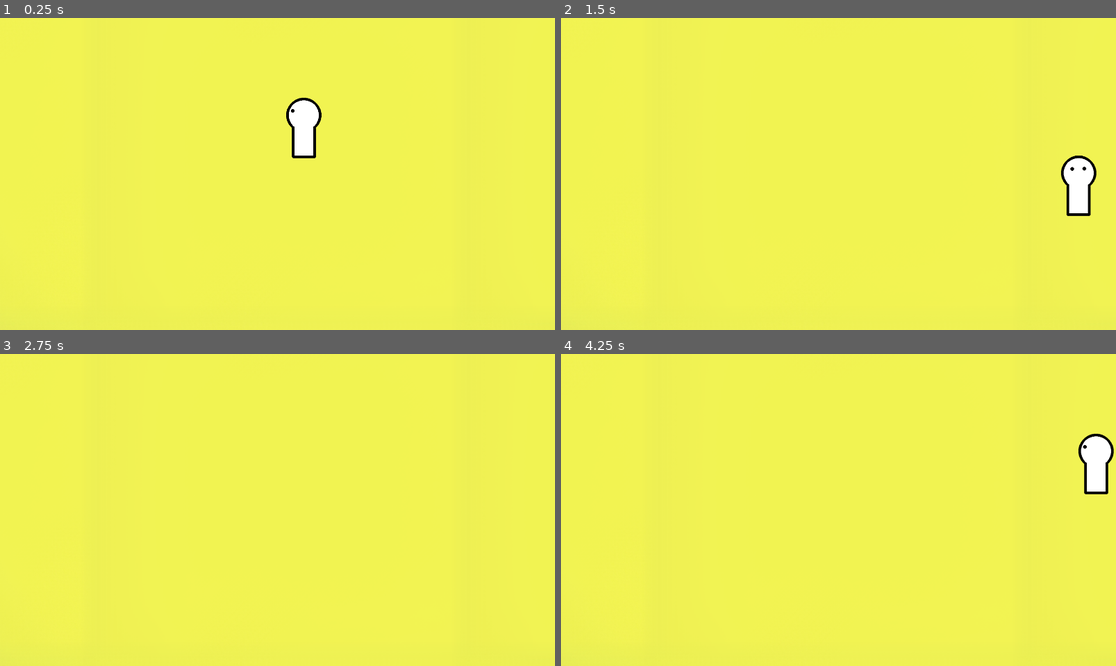
Above: before the commit, frames 1-4 (two rows, left to right).
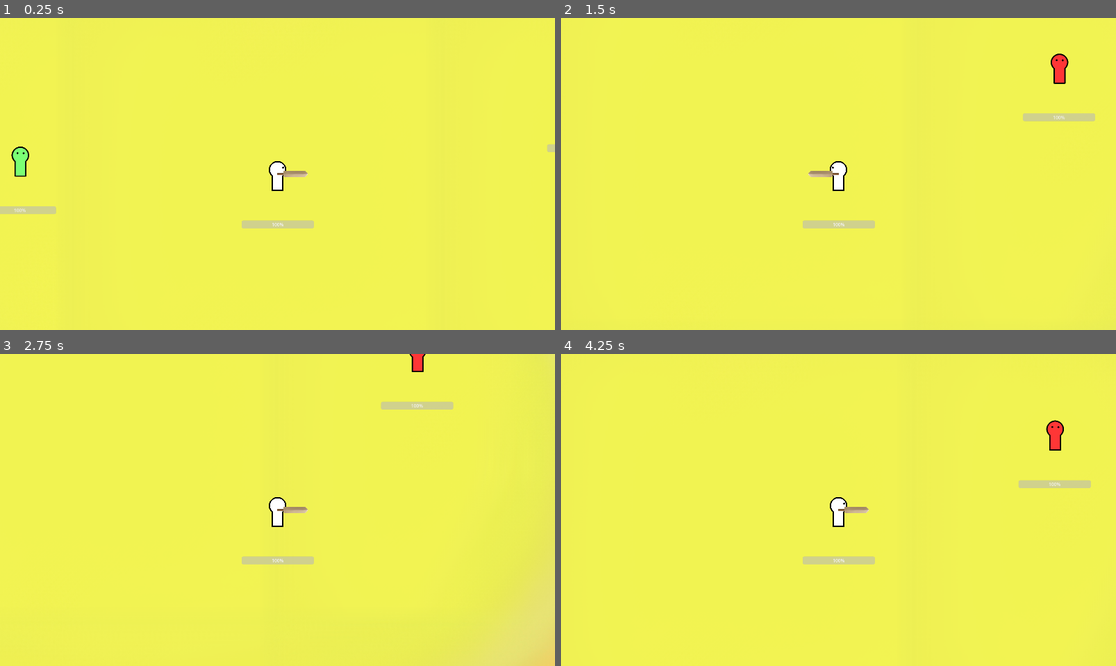
Above: after the commit, the same moments.

Repository: CAHTA123/Light-in-the-Dark
Game: Godot game, scene res://scenes/Game/game.tscn
Two runs of this game, one before a commit and one after it. Both use one fixed random seed, a clock stepped at 60 frames per second and the inputs below. The project has no main scene, so this scene is started directly.
Inputs (mouse positions are in pixels of both pictures, inside the frame that each line leads up to):
- Up to frame 1 (0.25 s): no input
- Up to frame 2 (1.5 s): tap Enter at 0.5 s; move the mouse to (960, 158) at 0.52 s; hold Right (ui_right) 0.53-1.28 s; hold Shift (dash, bound only after the commit) 0.53-1.28 s; move the mouse to (727, 189) at 1.27 s; hold Down (ui_down) from 1.28 s (still down); tap Shift (dash, bound only after the commit) at 1.35 s
- Up to frame 3 (2.75 s): move the mouse to (333, 441) at 2.02 s; release Down (ui_down) at 2.03 s; hold Right (ui_right) from 2.03 s (still down); hold Shift (dash, bound only after the commit) from 2.03 s (still down)
- Up to frame 4 (4.25 s): move the mouse to (810, 572) at 2.77 s; release Right (ui_right) at 2.78 s; release Shift (dash, bound only after the commit) at 2.78 s; hold Up (ui_up) 2.78-3.53 s; tap Shift (dash, bound only after the commit) at 2.85 s; move the mouse to (1005, 556) at 3.52 s; hold Left (ui_left) from 3.53 s (still down); hold Shift (dash, bound only after the commit) from 3.53 s (still down)

The runs differ from the first frame. In frame 1, 2.1% of the frame differs, in the area x 0-100%, y 25-68%; in frame 2, 2.2%; in frame 3, 3.0%, in the area x 43-100%, y 0-100%; in frame 4, 2.1%.
Error before the commit: Invalid access to property or key 'max_hp' on a base object of type 'CharacterBody2D (player.gd)'. (res://scenes/body/take_damage.gd:6)

Commit message:
.

Diff:
--- a/project.godot
+++ b/project.godot
@@ -17,3 +17,11 @@
 
 window/size/viewport_width=1920
 window/size/viewport_height=1080
+
+[input]
+
+dash={
+"deadzone": 0.5,
+"events": [Object(InputEventKey,"resource_local_to_scene":false,"resource_name":"","device":-1,"window_id":0,"alt_pressed":false,"shift_pressed":false,"ctrl_pressed":false,"meta_pressed":false,"pressed":false,"keycode":0,"physical_keycode":4194325,"key_label":0,"unicode":0,"echo":false,"script":null)
+]
+}
--- /dev/null
+++ b/scenes/Enemy/enemy.gd
@@ -0,0 +1,11 @@
+extends "res://scenes/body/body.gd"
+
+
+# Called when the node enters the scene tree for the first time.
+func _ready():
+	pass # Replace with function body.
+
+
+# Called every frame. 'delta' is the elapsed time since the previous frame.
+func _process(delta):
+	pass
--- /dev/null
+++ b/scenes/Enemy/enemy.tscn
@@ -0,0 +1,21 @@
+[gd_scene load_steps=5 format=3 uid="uid://cdtvya2u1xsii"]
+
+[ext_resource type="PackedScene" uid="uid://cip765xbasefc" path="res://scenes/body/body.tscn" id="1_r510p"]
+[ext_resource type="Script" path="res://scenes/Enemy/enemy.gd" id="2_m367u"]
+[ext_resource type="Texture2D" uid="uid://cdogjyetgdo3n" path="res://sprites/Player/1.png" id="2_mvii6"]
+
+[sub_resource type="CircleShape2D" id="CircleShape2D_47q1k"]
+radius = 56.9386
+
+[node name="Enemy" instance=ExtResource("1_r510p")]
+collision_layer = 4
+collision_mask = 2
+script = ExtResource("2_m367u")
+
+[node name="Shape" parent="." index="0"]
+shape = SubResource("CircleShape2D_47q1k")
+debug_color = Color(0.868136, 0.300206, 0.48499, 0.42)
+
+[node name="Skin" parent="Skin" index="0"]
+self_modulate = Color(1, 0.21, 0.21, 1)
+texture = ExtResource("2_mvii6")
--- a/scenes/Game/game.tscn
+++ b/scenes/Game/game.tscn
@@ -1,12 +1,26 @@
-[gd_scene load_steps=3 format=3 uid="uid://ck1jdw71slkbf"]
+[gd_scene load_steps=5 format=3 uid="uid://ck1jdw71slkbf"]
 
 [ext_resource type="PackedScene" uid="uid://bqhegexofc3wb" path="res://scenes/Islands/islands.tscn" id="1_mhpm1"]
 [ext_resource type="PackedScene" uid="uid://wcix67e82g86" path="res://scenes/Player/player.tscn" id="2_kc6yd"]
+[ext_resource type="PackedScene" uid="uid://0vh3jhnjpwnn" path="res://scenes/Res/res.tscn" id="3_m2plk"]
+[ext_resource type="PackedScene" uid="uid://cdtvya2u1xsii" path="res://scenes/Enemy/enemy.tscn" id="4_m7kfr"]
 
 [node name="Game" type="Node2D"]
 
+[node name="ColorRect" type="ColorRect" parent="."]
+offset_left = -25000.0
+offset_top = -25000.0
+offset_right = 25000.0
+offset_bottom = 25000.0
+color = Color(0.0582, 0.043, 0.1, 1)
+
 [node name="Islands" parent="." instance=ExtResource("1_mhpm1")]
-position = Vector2(1046, 480)
 
 [node name="Player" parent="." instance=ExtResource("2_kc6yd")]
-position = Vector2(1046, 368)
+position = Vector2(3, -91)
+
+[node name="Res" parent="." instance=ExtResource("3_m2plk")]
+position = Vector2(-889, -140)
+
+[node name="Enemy" parent="." instance=ExtResource("4_m7kfr")]
+position = Vector2(1060, -355)
--- a/scenes/Islands/islands.tscn
+++ b/scenes/Islands/islands.tscn
@@ -1,6 +1,10 @@
-[gd_scene load_steps=2 format=3 uid="uid://bqhegexofc3wb"]
+[gd_scene load_steps=4 format=3 uid="uid://bqhegexofc3wb"]
 
 [ext_resource type="Texture2D" uid="uid://cld7i3ydiibht" path="res://sprites/Islands/Island 1.png" id="1_ru554"]
+[ext_resource type="Script" path="res://scenes/Islands/shape.gd" id="2_x77p0"]
+
+[sub_resource type="CircleShape2D" id="CircleShape2D_ev3q0"]
+radius = 1750.0
 
 [node name="Islands" type="Node2D"]
 
@@ -9,3 +13,15 @@
 
 [node name="Island1" type="Sprite2D" parent="Sprite"]
 texture = ExtResource("1_ru554")
+
+[node name="shape" type="Node2D" parent="."]
+position = Vector2(42, -102)
+script = ExtResource("2_x77p0")
+
+[node name="Area2D" type="Area2D" parent="shape"]
+scale = Vector2(1, 0.75)
+
+[node name="CollisionShape2D" type="CollisionShape2D" parent="shape/Area2D"]
+shape = SubResource("CircleShape2D_ev3q0")
+
+[connection signal="area_exited" from="shape/Area2D" to="shape" method="_on_area_2d_area_exited"]
--- /dev/null
+++ b/scenes/Islands/shape.gd
@@ -0,0 +1,8 @@
+extends Node2D
+
+func _on_area_2d_area_exited(area):
+	var a = area
+	var par = a.get_parent().get_parent()
+	if par:
+		par.take_push = 500
+		par.center = global_position
--- a/scenes/Player/Move.gd
+++ b/scenes/Player/Move.gd
@@ -16,30 +16,33 @@
 	b.s = b.speed
 
 func _process(delta):
-	move()
+	if b.s != 0:
+		move()
 	update_state()
 	apply_state()
+	b.move_and_slide()
 
 func move():
 	var mouse_pos = get_global_mouse_position()
 	var direction = (mouse_pos - body.global_position).normalized()
-	#body.global_rotation_degrees = rad_to_deg(direction.angle()) + 90
 	b.velocity = Vector2(Input.get_axis("ui_left", "ui_right"), Input.get_axis("ui_up", "ui_down")).normalized() * b.s
-	b.move_and_slide()
 
 func update_state():
-	var x_velocity = b.velocity.x
-	var y_velocity = b.velocity.y
+	var angle_to_mouse = (get_global_mouse_position() - body.global_position).angle()
+	var angle = fmod(rad_to_deg(angle_to_mouse), 360)
 
-	if x_velocity != 0 and y_velocity != 0:
-		if x_velocity > 0:
-			current_state = St.rd if y_velocity > 0 else St.rt
-		else:
-			current_state = St.ld if y_velocity > 0 else St.lt
-	elif x_velocity != 0:
-		current_state = St.r if x_velocity > 0 else St.l
-	elif y_velocity != 0:
-		current_state = St.d if y_velocity > 0 else St.t
+	if angle < 0:
+		angle += 360
+
+	match angle:
+		_ when angle < 22.5 or angle >= 337.5: current_state = St.r
+		_ when angle < 67.5: current_state = St.rd
+		_ when angle < 112.5: current_state = St.d
+		_ when angle < 157.5: current_state = St.ld
+		_ when angle < 202.5: current_state = St.l
+		_ when angle < 247.5: current_state = St.lt
+		_ when angle < 292.5: current_state = St.t
+		_ when angle < 337.5: current_state = St.rt
 
 func apply_state():
 	var textures = {St.t: up, St.d: down, St.l: horiz, St.r: horiz, St.lt: up, St.rt: up, St.ld: down_d, St.rd: down_d}
--- /dev/null
+++ b/scenes/Player/dash.gd
@@ -0,0 +1,15 @@
+extends Node2D
+
+@onready var body = $".."
+
+func _process(delta):
+	if Input.is_action_pressed("dash"):
+		push()
+
+
+func push():
+	body.s = 0
+	body.velocity = Vector2(Input.get_axis("ui_left", "ui_right"), Input.get_axis("ui_up", "ui_down")).normalized() * 1000
+	await get_tree().create_timer(0.1).timeout
+	body.velocity = Vector2.ZERO
+	body.s = body.speed
--- a/scenes/Player/player.gd
+++ b/scenes/Player/player.gd
@@ -1,6 +1,5 @@
-extends CharacterBody2D
+extends "res://scenes/body/body.gd"
 
-var speed = 1000
-var s
+var s = 0
 
 enum States {IDLE, MOVE, DASH, ATTACK, BLOCK}
--- a/scenes/Player/player.tscn
+++ b/scenes/Player/player.tscn
@@ -1,22 +1,55 @@
-[gd_scene load_steps=6 format=3 uid="uid://wcix67e82g86"]
+[gd_scene load_steps=10 format=3 uid="uid://wcix67e82g86"]
 
 [ext_resource type="PackedScene" uid="uid://cip765xbasefc" path="res://scenes/body/body.tscn" id="1_edq0g"]
 [ext_resource type="Script" path="res://scenes/Player/player.gd" id="2_d1fyn"]
 [ext_resource type="Script" path="res://scenes/Player/Move.gd" id="2_nw2w3"]
 [ext_resource type="Texture2D" uid="uid://cdogjyetgdo3n" path="res://sprites/Player/1.png" id="3_6rdhi"]
+[ext_resource type="Texture2D" uid="uid://5uxuyx6h2mb0" path="res://sprites/weapon/sword/sword 1.png" id="5_ybhmr"]
+[ext_resource type="Script" path="res://scenes/Player/dash.gd" id="6_6ri0j"]
 
 [sub_resource type="CapsuleShape2D" id="CapsuleShape2D_hw8pn"]
 radius = 59.0
 height = 220.0
 
+[sub_resource type="CapsuleShape2D" id="CapsuleShape2D_5w3p6"]
+
+[sub_resource type="RectangleShape2D" id="RectangleShape2D_why5w"]
+size = Vector2(80, 13)
+
 [node name="Player" instance=ExtResource("1_edq0g")]
+position = Vector2(857, 551)
 script = ExtResource("2_d1fyn")
 
 [node name="Shape" parent="." index="0"]
 shape = SubResource("CapsuleShape2D_hw8pn")
 
 [node name="Skin" parent="Skin" index="0"]
+position = Vector2(0, 1)
 texture = ExtResource("3_6rdhi")
+offset = Vector2(-5.5, 0)
+
+[node name="shape" parent="Skin/Weapon" index="0"]
+collision_layer = 2
+collision_mask = 4
+
+[node name="Shape" parent="Skin/Weapon/shape" index="0"]
+shape = SubResource("CapsuleShape2D_5w3p6")
+debug_color = Color(0.569505, 0.555099, 0.0923314, 0.42)
+
+[node name="Skin" parent="Skin/Weapon" index="1"]
+texture = ExtResource("5_ybhmr")
 
 [node name="Move" type="Node2D" parent="." index="2"]
 script = ExtResource("2_nw2w3")
+
+[node name="legs" parent="." index="7"]
+position = Vector2(0, 96.635)
+
+[node name="Shape" parent="legs/Area2D" index="0"]
+position = Vector2(-1, 11.865)
+shape = SubResource("RectangleShape2D_why5w")
+
+[node name="Camera2D" type="Camera2D" parent="." index="8"]
+
+[node name="dash" type="Node2D" parent="." index="9"]
+script = ExtResource("6_6ri0j")
--- a/scenes/Res/res.gd
+++ b/scenes/Res/res.gd
@@ -1 +1 @@
-extends "res://scripts/body/body.gd"
+extends "res://scenes/body/body.gd"
--- /dev/null
+++ b/scenes/Res/res.tscn
@@ -0,0 +1,20 @@
+[gd_scene load_steps=5 format=3 uid="uid://0vh3jhnjpwnn"]
+
+[ext_resource type="PackedScene" uid="uid://cip765xbasefc" path="res://scenes/body/body.tscn" id="1_djqal"]
+[ext_resource type="Script" path="res://scenes/Res/res.gd" id="2_etf6s"]
+[ext_resource type="Texture2D" uid="uid://cdogjyetgdo3n" path="res://sprites/Player/1.png" id="3_mht50"]
+
+[sub_resource type="CircleShape2D" id="CircleShape2D_w1erm"]
+radius = 55.5428
+
+[node name="Res" instance=ExtResource("1_djqal")]
+collision_layer = 4
+collision_mask = 2
+script = ExtResource("2_etf6s")
+
+[node name="Shape" parent="." index="0"]
+shape = SubResource("CircleShape2D_w1erm")
+
+[node name="Skin" parent="Skin" index="0"]
+self_modulate = Color(0.482353, 1, 0.454902, 1)
+texture = ExtResource("3_mht50")
--- /dev/null
+++ b/scenes/Spawner/spawner.gd
@@ -0,0 +1,20 @@
+extends Node2D
+
+var spawn
+
+
+# Called when the node enters the scene tree for the first time.
+func _ready():
+	pass # Replace with function body.
+
+
+# Called every frame. 'delta' is the elapsed time since the previous frame.
+func _process(delta):
+	spawn_all()
+
+func spawn_all():
+	if spawn:
+		var pos
+		var s = load(spawn).instantiate()
+		s.global_position = pos.global_position
+		get_parent().add_child(s)
--- /dev/null
+++ b/scenes/Spawner/spawner.tscn
@@ -0,0 +1,6 @@
+[gd_scene load_steps=2 format=3 uid="uid://mvln2kbjvger"]
+
+[ext_resource type="Script" path="res://scenes/Spawner/spawner.gd" id="1_2pbq2"]
+
+[node name="Spawner" type="Node2D"]
+script = ExtResource("1_2pbq2")
--- /dev/null
+++ b/scenes/body/Weapon.gd
@@ -0,0 +1,14 @@
+extends Node2D
+
+@onready var b = $"../.."
+
+func _ready():
+	pass # Replace with function body.
+
+
+# Called every frame. 'delta' is the elapsed time since the previous frame.
+func _process(delta):
+	pass
+
+func _on_shape_body_entered(body):
+	body.take_damage = b.damage
--- /dev/null
+++ b/scenes/body/body.gd
@@ -0,0 +1,12 @@
+extends CharacterBody2D
+
+var hp: float
+var max_hp: float = 10
+var hp_bar
+var speed = 300
+var damage = 2
+var take_damage = 0
+var take_push = 0
+var destroy = false
+var center = null
+var item_drop = null
--- a/scenes/body/body.tscn
+++ b/scenes/body/body.tscn
@@ -1,7 +1,10 @@
-[gd_scene load_steps=3 format=3 uid="uid://cip765xbasefc"]
+[gd_scene load_steps=6 format=3 uid="uid://cip765xbasefc"]
 
 [ext_resource type="Script" path="res://scenes/body/take_damage.gd" id="1_sdm8l"]
+[ext_resource type="Script" path="res://scenes/body/Weapon.gd" id="1_xreqf"]
 [ext_resource type="Script" path="res://scenes/body/destroy.gd" id="2_lxpvs"]
+[ext_resource type="Script" path="res://scenes/body/take_push.gd" id="3_unp11"]
+[ext_resource type="PackedScene" uid="uid://c8ny0iaddulwa" path="res://scenes/hp_bar/hp_bar.tscn" id="4_wsmua"]
 
 [node name="Body" type="CharacterBody2D"]
 
@@ -10,9 +13,39 @@
 [node name="Skin" type="Node2D" parent="."]
 
 [node name="Skin" type="Sprite2D" parent="Skin"]
+scale = Vector2(0.5, 0.5)
+
+[node name="Weapon" type="Node2D" parent="Skin"]
+position = Vector2(-50, 0)
+rotation = 4.71239
+script = ExtResource("1_xreqf")
+
+[node name="shape" type="Area2D" parent="Skin/Weapon"]
+
+[node name="Shape" type="CollisionShape2D" parent="Skin/Weapon/shape"]
+
+[node name="Skin" type="Sprite2D" parent="Skin/Weapon"]
+scale = Vector2(0.3, 0.3)
 
 [node name="take_damage" type="Node2D" parent="."]
 script = ExtResource("1_sdm8l")
 
+[node name="take_push" type="Node2D" parent="."]
+script = ExtResource("3_unp11")
+
 [node name="destroy" type="Node2D" parent="."]
 script = ExtResource("2_lxpvs")
+
+[node name="hp_bar" parent="." instance=ExtResource("4_wsmua")]
+offset_left = -124.0
+offset_top = 161.0
+offset_right = -124.0
+offset_bottom = 161.0
+
+[node name="legs" type="Node2D" parent="."]
+
+[node name="Area2D" type="Area2D" parent="legs"]
+
+[node name="Shape" type="CollisionShape2D" parent="legs/Area2D"]
+
+[connection signal="body_entered" from="Skin/Weapon/shape" to="Skin/Weapon" method="_on_shape_body_entered"]
--- a/scenes/body/destroy.gd
+++ b/scenes/body/destroy.gd
@@ -7,4 +7,9 @@
 		take()
 
 func take():
-	body.queue_free()
+	if body.item_drop:
+		var i = load(body.item_drop).instantiate()
+		i.global_position = body.global_position
+		get_parent().get_parent().add_child(i)
+	else:
+		body.queue_free()
--- a/scenes/body/take_damage.gd
+++ b/scenes/body/take_damage.gd
@@ -2,15 +2,23 @@
 
 @onready var body = $".."
 
+var can = 0
+
 func _ready():
 	body.hp = body.max_hp
+	body.hp_bar = $"../hp_bar"
+func _process(delta):
+	if body.take_damage > can:
+		can = body.take_damage
 
-func _process(delta):
-	if body.take_damage > 0:
 		take()
 
 func take():
-	body.hp - body.take_damage
-	body.take_damage = 0
+	body.hp -= body.take_damage
+	var HP = (body.hp / body.max_hp) * 100
+	print(body.hp)
+	body.hp_bar.value = HP
 	if body.hp <= 0:
 		body.destroy = true
+	body.take_damage = 0
+	can = body.take_damage
--- /dev/null
+++ b/scenes/body/take_push.gd
@@ -0,0 +1,16 @@
+extends Node2D
+
+@onready var body = $".."
+
+func _process(delta):
+	if body.take_push > 0:
+		push()
+
+func push():
+	body.s = 0
+	body.velocity = body.center.direction_to(body.global_position).normalized() * -1000
+	body.take_push = 0
+	print(body.velocity)
+	await get_tree().create_timer(0.1).timeout
+	body.velocity = Vector2.ZERO
+	body.s = body.speed
--- /dev/null
+++ b/scenes/hp_bar/hp_bar.gd
@@ -0,0 +1,9 @@
+extends Control
+
+var value
+
+func _ready():
+	value = 100
+
+func _process(delta):
+	$Bar.value = value
--- /dev/null
+++ b/scenes/hp_bar/hp_bar.tscn
@@ -0,0 +1,17 @@
+[gd_scene load_steps=2 format=3 uid="uid://c8ny0iaddulwa"]
+
+[ext_resource type="Script" path="res://scenes/hp_bar/hp_bar.gd" id="1_7bj3k"]
+
+[node name="hp_bar" type="Control"]
+layout_mode = 3
+anchors_preset = 15
+anchor_right = 1.0
+anchor_bottom = 1.0
+grow_horizontal = 2
+grow_vertical = 2
+script = ExtResource("1_7bj3k")
+
+[node name="Bar" type="ProgressBar" parent="."]
+layout_mode = 0
+offset_right = 250.0
+offset_bottom = 27.0
--- a/scenes/res.tscn
+++ /dev/null
@@ -1,7 +0,0 @@
-[gd_scene load_steps=3 format=3 uid="uid://0vh3jhnjpwnn"]
-
-[ext_resource type="PackedScene" uid="uid://cip765xbasefc" path="res://scenes/body/body.tscn" id="1_t0hp0"]
-[ext_resource type="Script" path="res://scenes/Res/res.gd" id="2_ergn5"]
-
-[node name="Res" instance=ExtResource("1_t0hp0")]
-script = ExtResource("2_ergn5")
--- /dev/null
+++ b/scenes/weapon/weapon.tscn
@@ -0,0 +1,9 @@
+[gd_scene format=3 uid="uid://f82w3f5coymx"]
+
+[node name="Weapon" type="Node2D"]
+
+[node name="shape" type="Area2D" parent="."]
+
+[node name="Shape" type="CollisionShape2D" parent="shape"]
+
+[node name="Skin" type="Sprite2D" parent="."]
--- a/scripts/body/body.gd
+++ /dev/null
@@ -1,7 +0,0 @@
-extends Node
-
-var hp
-var max_hp
-var speed
-var take_damage
-var destroy
Not shown, removed: sounds/game/Adventure-320bit(chosic.com).mp3.import
Not shown, added: sounds/game/game.mp3.import
Binary file added: sprites/weapon/sword/sword 1.png
Not shown, added: sprites/weapon/sword/sword 1.png.import
Not shown, changed: sounds/game/Adventure-320bit(chosic.com).mp3
Not shown, added: sounds/game/game.mp3
